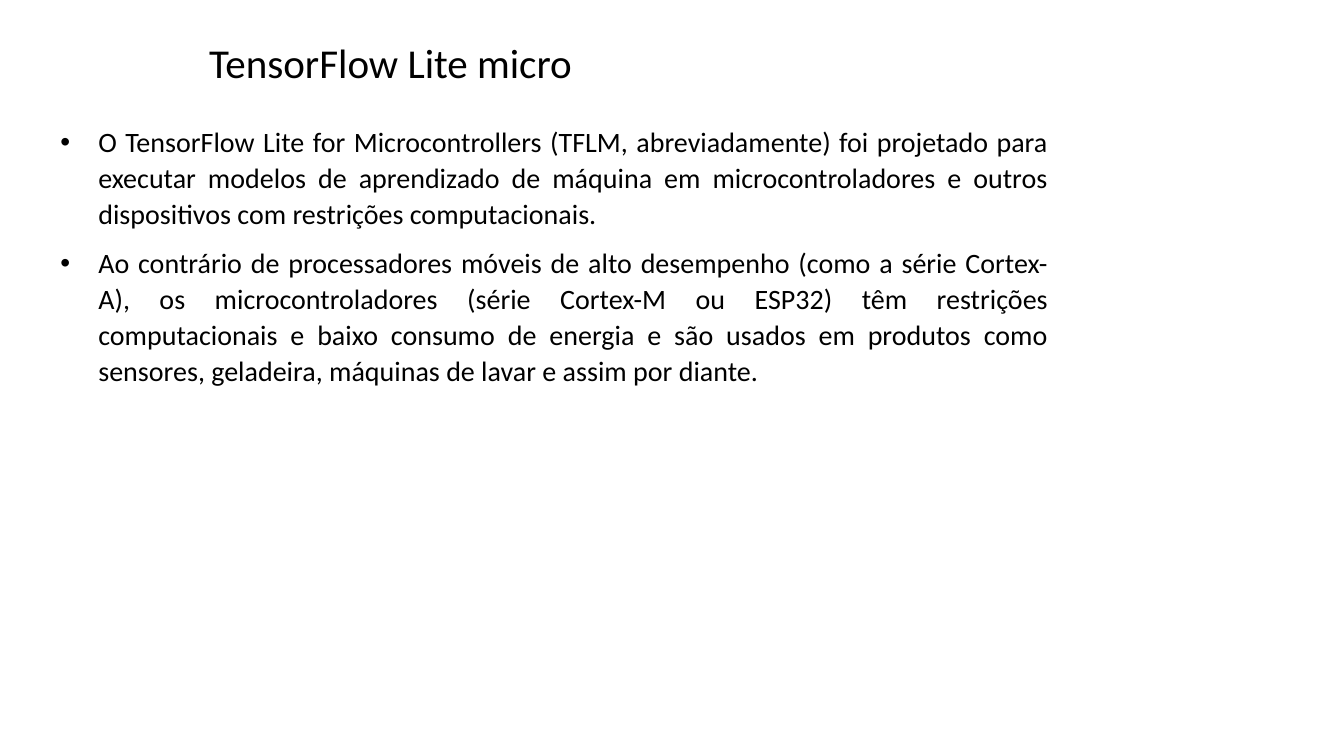
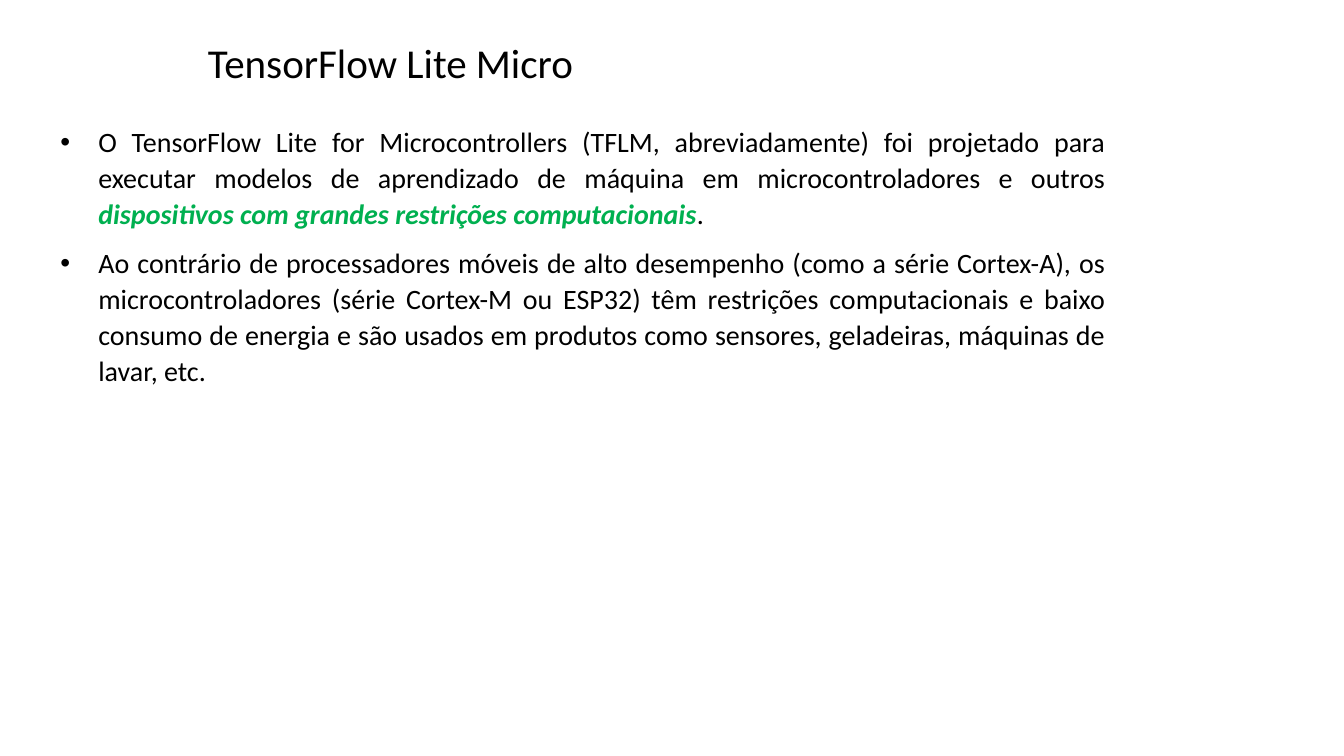
Before and after one commit to zz4fap/tp557-iot-ml, a slide deck: slide 39 of slides/TP557_14_introducao_tensorflowlite.pptx. Drawn at 1344x756 pixels with LibreOffice and Linux fonts; fonts in the diff are those of the drawing; background and template pictures are left out. Boxes give left, top, right and bottom in pixels: in the first picture for what was removed or moved away, otherwise in the second. Text is boxed around its words. In the diff, an @@ line names an element or a change of style, - is before the commit and + after.

Commit message:
update of slides

```diff
--- a/slides/TP557_14_introducao_tensorflowlite.pptx
+++ b/slides/TP557_14_introducao_tensorflowlite.pptx
@@ title at box(208, 49, 573, 79): text changed @@
-TensorFlow Lite micro
+TensorFlow Lite Micro
@@ text at box(98, 131, 1105, 385): text changed @@
-• O TensorFlow Lite for Microcontrollers (TFLM, abreviadamente) foi projetado para executar modelos de aprendizado de máquina em microcontroladores e outros dispositivos com restrições computacionais.
-• Ao contrário de processadores móveis de alto desempenho (como a série Cortex-A), os microcontroladores (série Cortex-M ou ESP32) têm restrições computacionais e baixo consumo de energia e são usados em produtos como sensores, geladeira, máquinas de lavar e assim por diante.
+• O TensorFlow Lite for Microcontrollers (TFLM, abreviadamente) foi projetado para executar modelos de aprendizado de máquina em microcontroladores e outros dispositivos com grandes restrições computacionais.
+• Ao contrário de processadores móveis de alto desempenho (como a série Cortex-A), os microcontroladores (série Cortex-M ou ESP32) têm restrições computacionais e baixo consumo de energia e são usados em produtos como sensores, geladeiras, máquinas de lavar, etc.
```
Also in this commit, not shown: 26 other slides changed.
